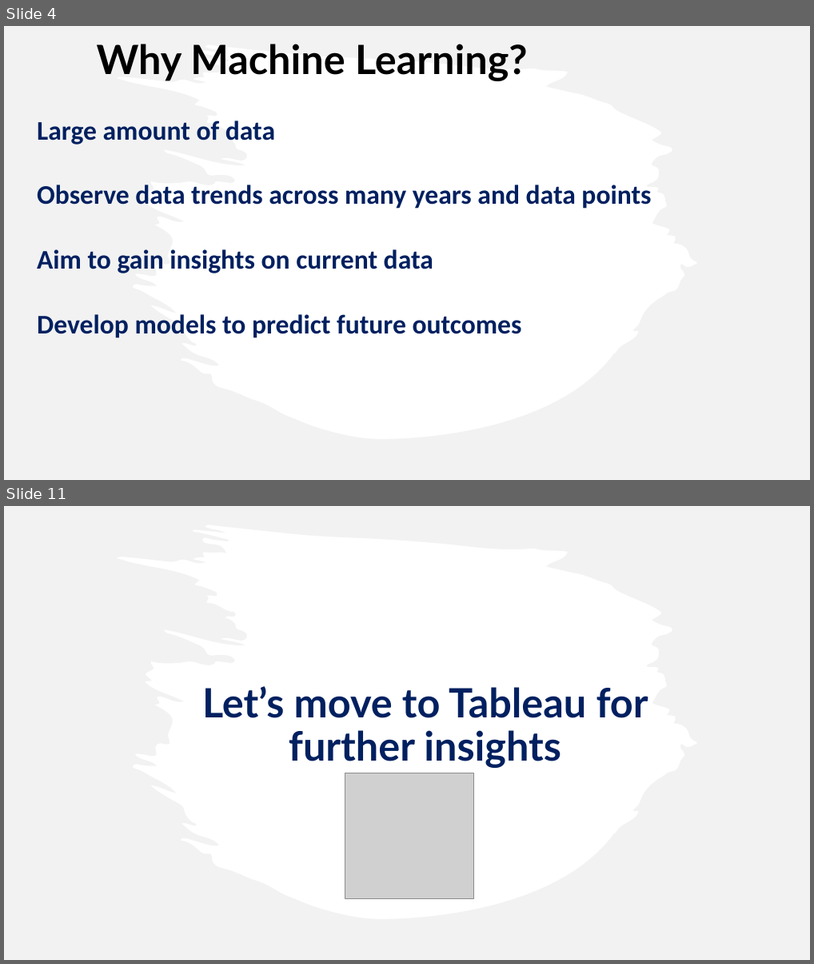
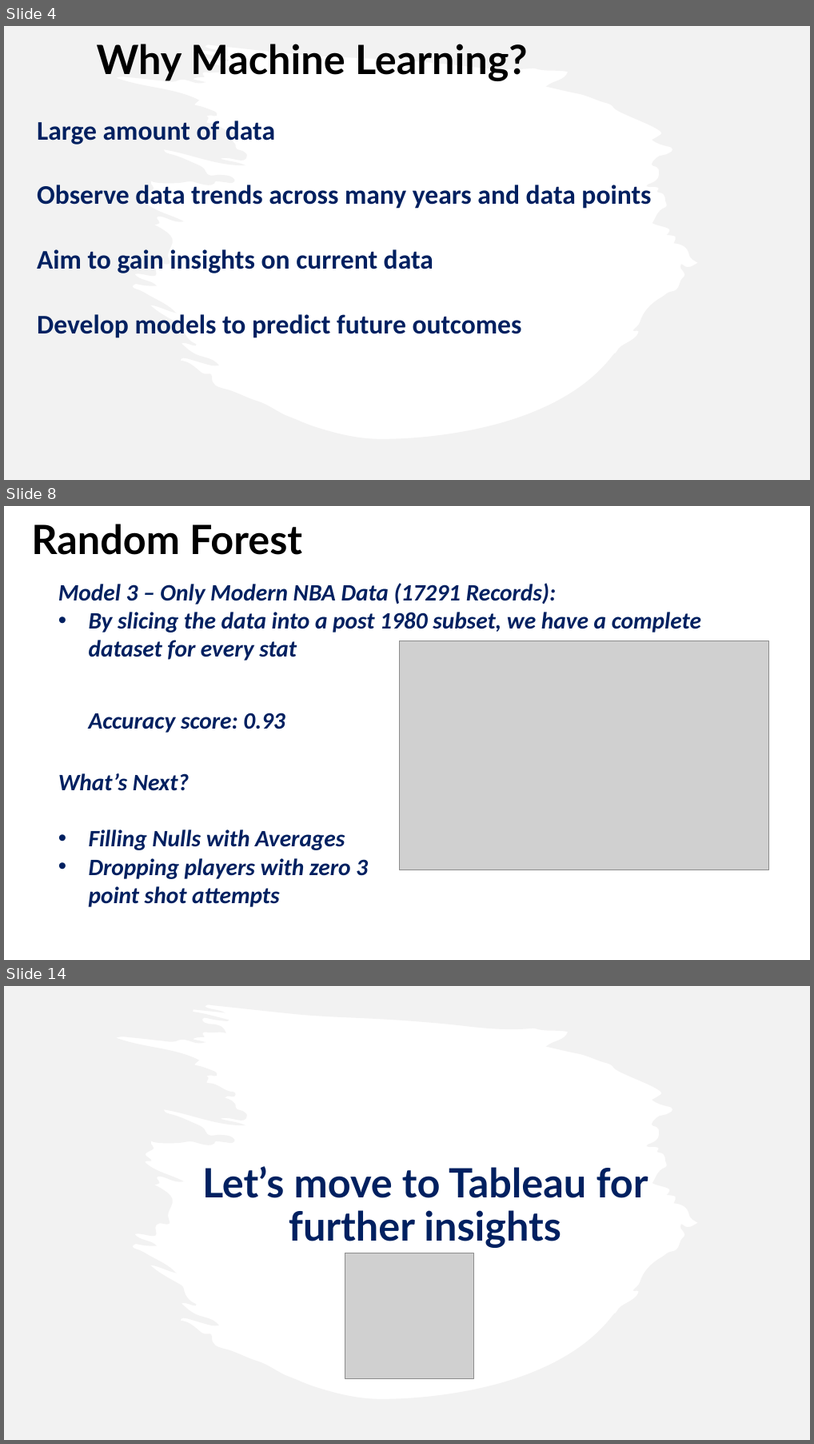
Before and after one commit to caitbeatty/nba_machine_learning, a slide deck: NBAPresentation.pptx. Shown one above the other, each under a label of ours: slides 4 and 11 before the commit, slides 4, 8 and 14 after it; the slides between them are not shown. The pictures are 814x964 and 814x1444 pixels, drawn with LibreOffice and Linux fonts; fonts in the diff are those of the drawing; grey boxes stand for pictures. Boxes give left, top, right and bottom in pixels: in the first picture for what was removed or moved away, otherwise in the second. Text is boxed around its words. In the diff, an @@ line names an element or a change of style, - is before the commit and + after.

Commit message:
Power Point slides added

```diff
--- a/NBAPresentation.pptx
+++ b/NBAPresentation.pptx
@@ slide 8 added at box(4, 506, 810, 960), background #FFFFFF @@
@@ text added at box(31, 524, 302, 555), 48 pt, text #000000, bold @@
+Random Forest
@@ text added at box(58, 583, 702, 907), 28 pt, text #002060, bold, italic @@
+Model 3 – Only Modern NBA Data (17291 Records):
+• By slicing the data into a post 1980 subset, we have a complete dataset for every stat
+  Accuracy score: 0.93
+What’s Next?
+• Filling Nulls with Averages
+• Dropping players with zero 3
+  point shot attempts
@@ picture added at box(400, 641, 770, 869) @@
@@ what was slide 11 is now slide 14 @@
```
Also in this commit, not shown: 3 slides changed, 5 other slides added, 3 slides removed, 2 other files.
